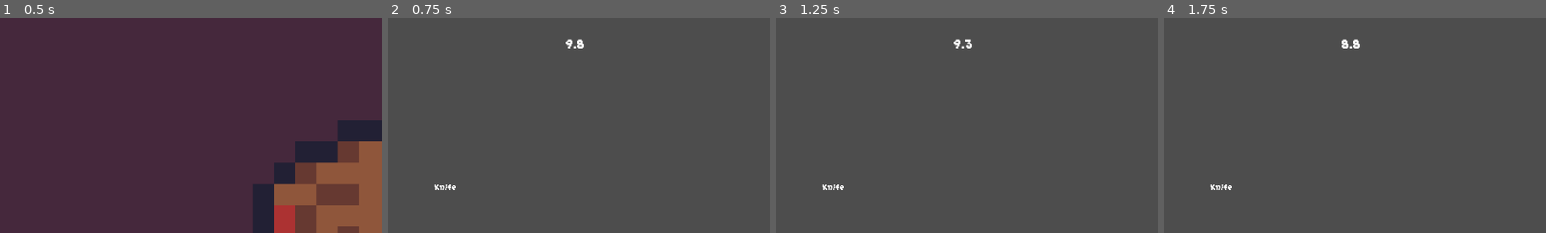
Above: before the commit, frames 1-4 (left to right).
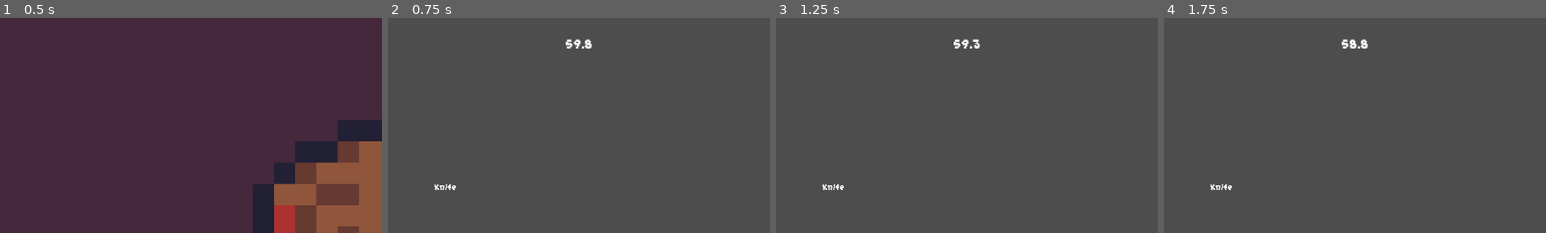
Above: after the commit, the same moments.

Repository: Sastingus/Team-name-GMTK-2026
Game: Godot game, scene res://scenes/worlds/main_menu.tscn
The game is run twice, just before and just after one commit, with the same random seed, the same clock (stepped at 60 frames per second) and the same inputs.
Inputs (mouse positions are % of the whole screen's width and height, from its top left):
- Up to frame 1 (0.5 s): no input
- Up to frame 2 (0.75 s): click "Start" at 0.5 s
- Up to frame 3 (1.25 s): no input
- Up to frame 4 (1.75 s): tap Enter at 1.25 s; move the mouse to (72, 45) at 1.27 s; right-click (72, 45) at 1.35 s
The pictures show only the part of the screen within x 25-75%, y 0-50%; the shares and areas given below are measured in that part.

Frame 1 is identical in both runs. In frame 2, 0.2% of the frame differs, in the area x 46-54%, y 9-15%; in frame 3, 0.2%; in frame 4, 0.2%.

Commit message:
im commiting music fix

Diff:
--- a/autoload/globals.gd
+++ b/autoload/globals.gd
@@ -10,7 +10,7 @@
 
 var in_game := false
 var game_timer := 0.0
-const GAME_TIME = 10
+const GAME_TIME = 60
 
 var current_station : Stations = Stations.KITCHEN
 
--- a/scenes/worlds/test_world.tscn
+++ b/scenes/worlds/test_world.tscn
@@ -10,40 +10,40 @@
 [sub_resource type="RectangleShape2D" id="RectangleShape2D_wdhyl"]
 size = Vector2(313, 1167)
 
-[node name="test_world" type="Node2D"]
+[node name="test_world" type="Node2D" unique_id=737865225]
 
-[node name="test_obj" parent="." instance=ExtResource("1_k3ref")]
+[node name="test_obj" parent="." unique_id=2082943023 instance=ExtResource("1_k3ref")]
 position = Vector2(588, 322)
 
-[node name="StaticBody2D" type="StaticBody2D" parent="."]
+[node name="StaticBody2D" type="StaticBody2D" parent="." unique_id=568147902]
 
-[node name="CollisionShape2D" type="CollisionShape2D" parent="StaticBody2D"]
+[node name="CollisionShape2D" type="CollisionShape2D" parent="StaticBody2D" unique_id=758796521]
 position = Vector2(585, 806)
 shape = SubResource("RectangleShape2D_k3ref")
 
-[node name="CollisionShape2D4" type="CollisionShape2D" parent="StaticBody2D"]
+[node name="CollisionShape2D4" type="CollisionShape2D" parent="StaticBody2D" unique_id=819362826]
 position = Vector2(587.5, -172)
 shape = SubResource("RectangleShape2D_k3ref")
 
-[node name="CollisionShape2D2" type="CollisionShape2D" parent="StaticBody2D"]
+[node name="CollisionShape2D2" type="CollisionShape2D" parent="StaticBody2D" unique_id=332873929]
 position = Vector2(1308, 382)
 shape = SubResource("RectangleShape2D_wdhyl")
 
-[node name="CollisionShape2D3" type="CollisionShape2D" parent="StaticBody2D"]
+[node name="CollisionShape2D3" type="CollisionShape2D" parent="StaticBody2D" unique_id=972891638]
 position = Vector2(-152, 358)
 shape = SubResource("RectangleShape2D_wdhyl")
 
-[node name="ColorRect" type="ColorRect" parent="StaticBody2D"]
+[node name="ColorRect" type="ColorRect" parent="StaticBody2D" unique_id=1389008449]
 offset_left = -54.0
 offset_top = 620.0
 offset_right = 1189.0
 offset_bottom = 660.0
 
-[node name="Camera2D" type="Camera2D" parent="."]
+[node name="Camera2D" type="Camera2D" parent="." unique_id=1023445796]
 position = Vector2(580, 334)
 
-[node name="Knife" parent="." instance=ExtResource("2_wdhyl")]
+[node name="Knife" parent="." unique_id=125621934 instance=ExtResource("2_wdhyl")]
 position = Vector2(1035, 537)
 
-[node name="Microwave" parent="." instance=ExtResource("3_nvj10")]
+[node name="Microwave" parent="." unique_id=403292549 instance=ExtResource("3_nvj10")]
 position = Vector2(198, 527)
--- a/scenes/worlds/world.gd
+++ b/scenes/worlds/world.gd
@@ -4,9 +4,11 @@
 @onready var explosion: AnimatedSprite2D = $Ui/LoseLabel/Explosion
 @onready var lose_label: Label = $Ui/LoseLabel
 @onready var win_label: Label = $Ui/WinLabel
+@onready var audio_stream_player: AudioStreamPlayer = $AudioStreamPlayer
 
 func _process(delta: float) -> void:
 	timer_label.text = str(round(Globals.game_timer*10)/10)
+	music_player()
 
 func _ready() -> void:
 	SignalBus.lose.connect(lose)
@@ -23,3 +25,14 @@
 func _on_restart_button_pressed() -> void:
 	Globals._ready()
 	get_tree().change_scene_to_packed(preload("res://scenes/worlds/main_menu.tscn"))
+
+func music_player():
+
+	if Globals.game_timer >= 30:
+		if not audio_stream_player.stream == load("res://assets/mUSIC/A-Song.mp3"):
+			audio_stream_player.stream = preload("res://assets/mUSIC/A-Song.mp3")
+			audio_stream_player.play()
+	else:
+		if not audio_stream_player.stream == load("res://assets/mUSIC/SONG3BS2WT.mp3"):
+			audio_stream_player.stream = preload("res://assets/mUSIC/SONG3BS2WT.mp3")
+			audio_stream_player.play()
--- a/scenes/worlds/world.tscn
+++ b/scenes/worlds/world.tscn
@@ -325,5 +325,8 @@
 theme = ExtResource("10_vx1ig")
 text = "Back to main menu"
 
+[node name="AudioStreamPlayer" type="AudioStreamPlayer" parent="." unique_id=451020778]
+autoplay = true
+
 [connection signal="pressed" from="Ui/LoseLabel/RestartButton" to="." method="_on_restart_button_pressed"]
 [connection signal="pressed" from="Ui/WinLabel/RestartButton" to="." method="_on_restart_button_pressed"]
Not shown: 1 places in scenes/worlds/test_world.tscn that only renumber resources
